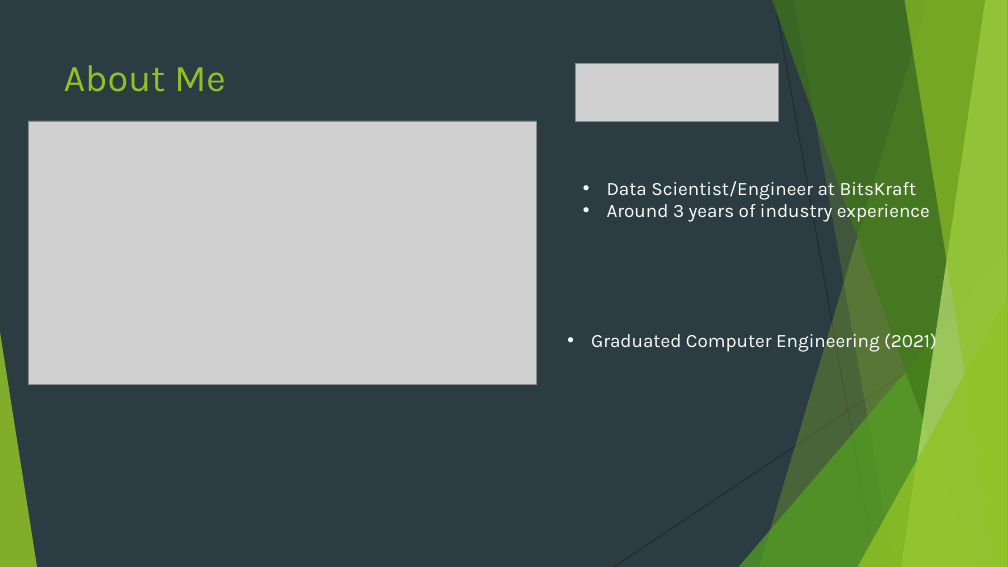
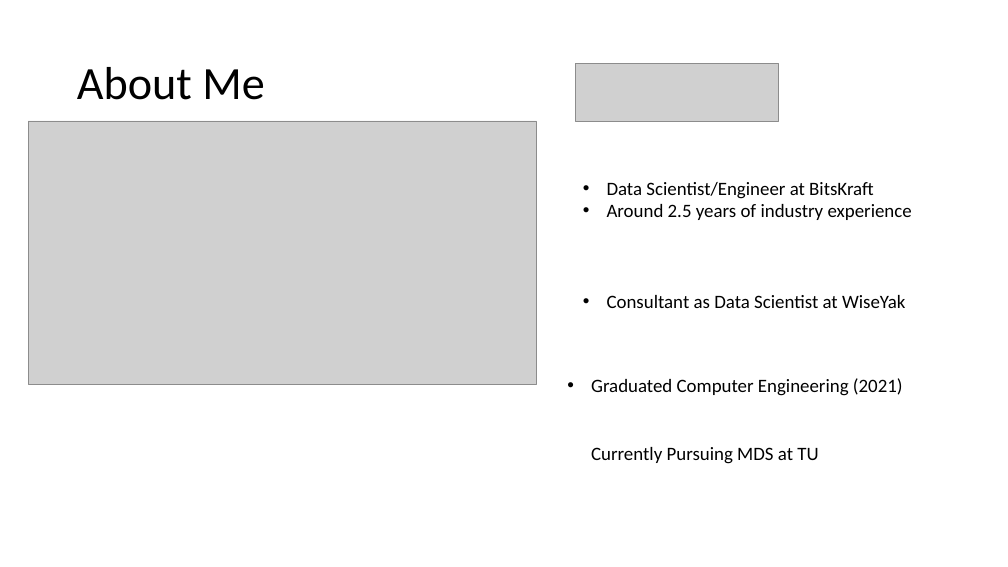
Before and after one commit to sumanpaudel1997/Python-For-Data-Science, a slide deck: slide 2 of ch_00_setup/1. Introduction to Python Programming.pptx. Drawn at 1008x567 pixels with LibreOffice and Linux fonts; fonts in the diff are those of the drawing; grey boxes stand for pictures. Boxes give left, top, right and bottom in pixels: in the first picture for what was removed or moved away, otherwise in the second. Text is boxed around its words. In the diff, an @@ line names an element or a change of style, - is before the commit and + after.

```diff
--- a/ch_00_setup/1. Introduction to Python Programming.pptx
+++ b/ch_00_setup/1. Introduction to Python Programming.pptx
@@ background #2C3C43 to #FFFFFF @@
@@ title "About Me": place and size @@
-title "About Me" at (64,65,225,92)
+title "About Me" at (77,67,264,100)
@@ title "About Me" at (77,67,264,100): size 36 to 44 pt, font Karla to Calibri, text colour #90C226 to #000000; line spacing 1 to 0.9; vertical alignment top to middle @@
@@ text at (607,204,912,308): text changed; font Karla to Calibri; text colour #FFFFFF to #000000 @@
-• Around 3 years of industry experience
+• Around 2.5 years of industry experience
+• Consultant as Data Scientist at WiseYak
@@ text at (607,182,874,199): font Karla to Calibri, text colour #FFFFFF to #000000 in "Data Scientist/Engineer at BitsKraft" @@
@@ group removed at (0,0,1008,567): 5 freeform shapes, 3 triangles, 2 lines @@
@@ text at (591,378,903,464): text changed; font Karla to Calibri; text colour #FFFFFF to #000000 @@
-• Graduated Computer Engineering (2021)
+• Graduated Computer Engineering (2021)
+  Currently Pursuing MDS at TU
```
Also in this commit, not shown: 3 other slides changed, 2 slides added, 3 slides removed, 17 other files.
